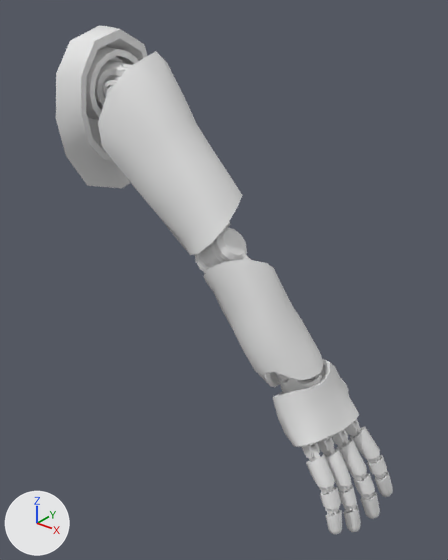
Renders of the FBX model Assets/3Dmodels/3Dmodels_Bodies/3Dmodels_Bodies_WonderBodies/3Dmodels_Bodies_WonderBodies_Males/3Dmodel_Body_WonderBody_Male_Normal/3Dmodel_Body_WonderBody_Male_Normal_ArmRight.fbx from each side of a commit.
Camera for both pictures: a 50 mm lens placed at (0.921, -0.676, 1.549), pointed at (0.391, -0.014, 1.139). Arrows for +X, +Y and +Z are at lower left; the lights stay in place. The older version comes first.

The first picture shows 'Body_WonderBody_Male_Normal_ArmRight'.
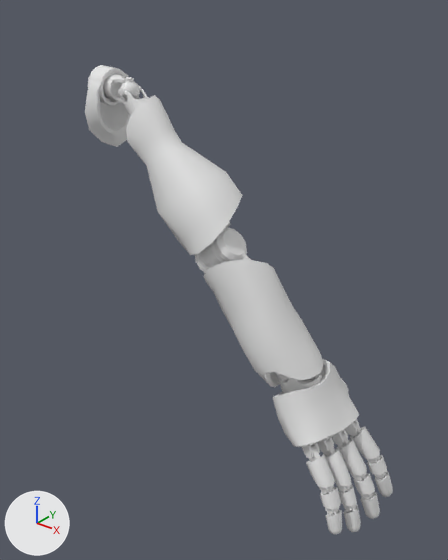
The newer file adds a shape key; the second version is drawn at full value of the shape key 'BlendShape_Sleeves_RolledUp' of 'Body_WonderBody_Male_Normal_ArmRight', and the change is written as the vertex moves it makes.

Location of each change, [x1, y1, x2, y2] in pixels of the pictures (448 x 560 px; the box of a moved part takes in the faces that stretch with it):
'Body_WonderBody_Male_Normal_ArmRight', reshaped (9% narrower, 8% shorter): before [56, 25, 393, 534]; after [85, 65, 393, 534]
part 1 of me_body_wonderbody_male_normal_armright, moved or reshaped: before [86, 47, 138, 121]; after [88, 65, 126, 106]
part 2 of me_body_wonderbody_male_normal_armright, moved or reshaped (mostly hidden before): before [106, 64, 131, 95]; after [118, 77, 141, 100]
part 3 of me_body_wonderbody_male_normal_armright, moved or reshaped: before [95, 60, 131, 109]; after [103, 74, 127, 102]
part 4 of me_body_wonderbody_male_normal_armright, moved or reshaped (mostly hidden before): before [103, 80, 117, 97]; after [120, 89, 149, 116]
part 5 of me_body_wonderbody_male_normal_armright, moved or reshaped: before [56, 25, 242, 241]; after [85, 71, 242, 241]

What the commit changed:
me_body_wonderbody_male_normal_armright is used by ob_body_wonderbody_male_normal_armright; location (0.0, 0.0, 0.0); rotation (0.0, 0.0, 3.142), in degrees (0, 0, 180).
me_body_wonderbody_male_normal_armright had 3015 vertices, 3299 faces and spanned x -0.676..-0.105, y -0.091..0.102, z 0.821..1.487.
me_body_wonderbody_male_normal_armright now has 3015 vertices, 3299 faces and spans x -0.676..-0.134, y -0.091..0.09, z 0.821..1.431.
me_body_wonderbody_male_normal_armright part 1: the loose piece of 65 vertices spanning x -0.191..-0.125, y -0.042..0.07, z 1.344..1.461 is scaled about its middle by 0.5, then moved by (-0.006, 0.0, 0.0).
me_body_wonderbody_male_normal_armright part 2: the loose piece of 155 vertices spanning x -0.24..-0.183, y -0.024..0.052, z 1.36..1.437 is scaled about its middle by 0.5, then moved by (0.0, 0.0, 0.001).
me_body_wonderbody_male_normal_armright part 3: the loose piece of 161 vertices spanning x -0.233..-0.117, y -0.024..0.052, z 1.359..1.444 is scaled about its middle by 0.5, then moved by (-0.01, 0.0, -0.001).
me_body_wonderbody_male_normal_armright part 4: the loose piece of 161 vertices spanning x -0.322..-0.193, y -0.024..0.052, z 1.279..1.417 is scaled about its middle by 0.5, then moved by (0.017, 0.0, 0.018).
me_body_wonderbody_male_normal_armright part 5: 156 of 3015 vertices moved; they spanned x -0.386..-0.105, y -0.091..0.102, z 1.227..1.487 and now span x -0.384..-0.134, y -0.041..0.073, z 1.231..1.429; mean shift (0.001, 0.0, 0.0); largest move (-0.162, -0.064, 1.251) -> (-0.166, -0.024, 1.317).
